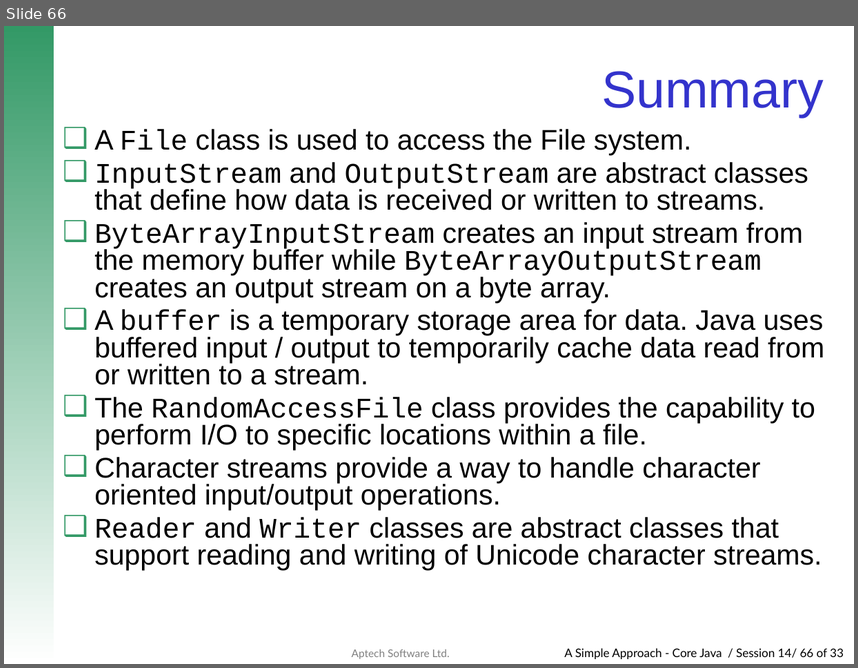
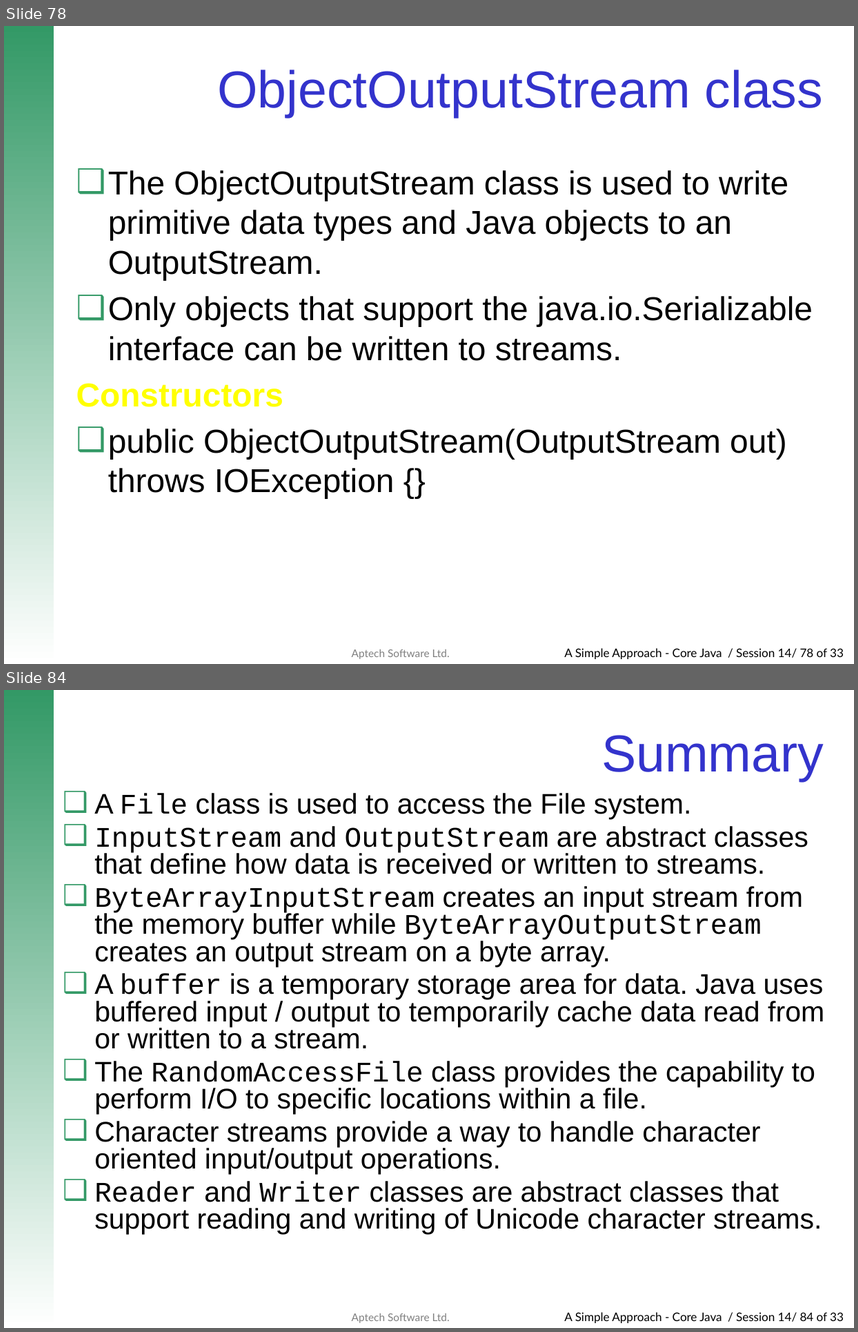
Before and after one commit to Neeti29/Java-Programs, a slide deck: IOPackage.pptx. Shown one above the other, each under a label of ours: slide 66 before the commit, slides 78 and 84 after it; the slides between them are not shown. The pictures are 858x668 and 858x1332 pixels, drawn with LibreOffice and Linux fonts; fonts in the diff are those of the drawing; background and template pictures are left out. Boxes give left, top, right and bottom in pixels: in the first picture for what was removed or moved away, otherwise in the second. Text is boxed around its words. In the diff, an @@ line names an element or a change of style, - is before the commit and + after.

```diff
--- a/IOPackage.pptx
+++ b/IOPackage.pptx
@@ slide 78 added at (4,26,854,664), background #FFFFFF; not listed: 3 template elements that a slide beside it also shows @@
@@ title added at (217,69,823,117), 44 pt, text #3333CC @@
+ObjectOutputStream class
@@ text added at (76,170,813,499), 28 pt, text #000000 @@
+❑ The ObjectOutputStream class is used to write primitive data types and Java objects to an OutputStream.
+❑ Only objects that support the java.io.Serializable interface can be written to streams.
+Constructors
+❑ public ObjectOutputStream(OutputStream out) throws IOException {}
@@ what was slide 66 is now slide 84 @@
@@ text at (564,1312,844,1323): text changed @@
-A Simple Approach - Core Java / Session 14/ 66 of 33
+A Simple Approach - Core Java / Session 14/ 84 of 33
```
Also in this commit, not shown: 17 other slides added, 1 other file.
